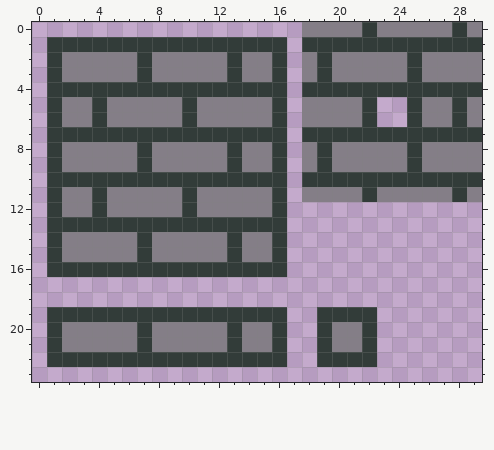
Two states of a pixel-art sprite, game/resources/bricks.png. This is how it looked before the edit.
The file is 30x24 pixels.
Once edited:
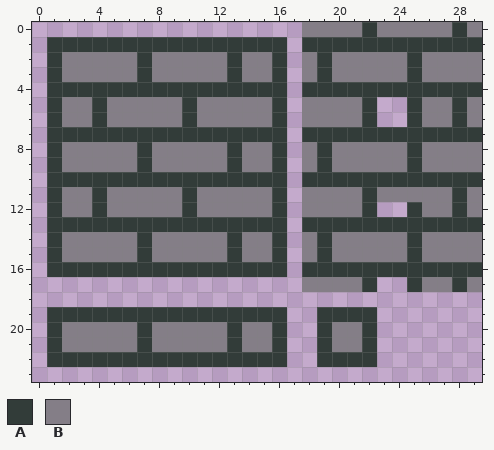
Palette (. is transparent): A #323c39  B #847e87
Edits made:
Colour A is added in row 12 at x 22, 25 and 28; in row 13 at x 18 to 29; in rows 14 to 15 at x 19 and 25; in row 16 at x 18 to 29; in row 17 at x 22, 25 and 28.
Colour B is added in row 12 at x 18 to 21, 26 to 27 and 29; in rows 14 to 15 at x 18, 20 to 24 and 26 to 29; in row 17 at x 18 to 21, 26 to 27 and 29.
Changed places in both pictures, as pixel boxes (x1, y1, x2, y2):
added: (302, 202, 482, 292)
